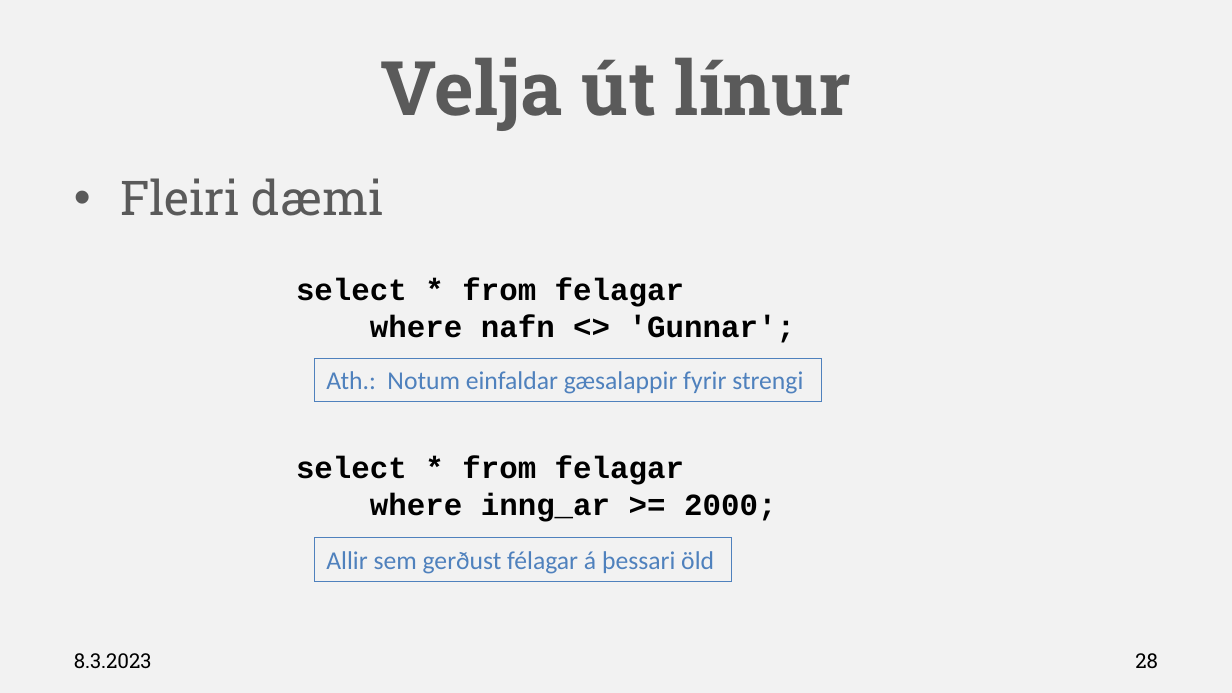
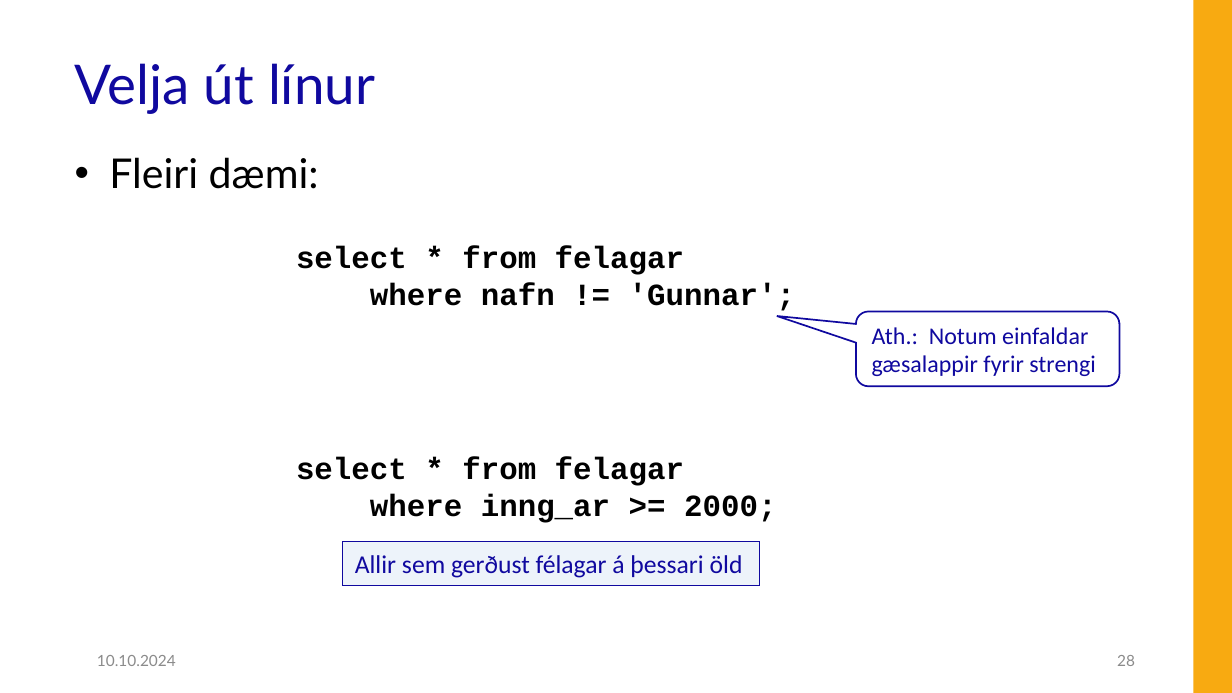
Before and after one commit to Hjalmtyr/SQL1, a slide deck: slide 28 of SQL-I.pptx. Drawn at 1232x693 pixels with LibreOffice and Linux fonts; fonts in the diff are those of the drawing; background and template pictures are left out. Boxes give left, top, right and bottom in pixels: in the first picture for what was removed or moved away, otherwise in the second. Text is boxed around its words. In the diff, an @@ line names an element or a change of style, - is before the commit and + after.

```diff
--- a/SQL-I.pptx
+++ b/SQL-I.pptx
@@ background #F2F2F2 to #FFFFFF @@
@@ rectangle added at [1194, 0, 1232, 693], fill #F8AA11 @@
@@ title "Velja út línur": place and size @@
-title "Velja út línur" at [380, 57, 851, 131]
+title "Velja út línur" at [75, 63, 375, 114]
@@ title "Velja út línur" at [75, 63, 375, 114]: size 44 to 32 pt, font Roboto Slab to Lato, text colour #5A5A5A to #10099F, bold off; alignment centre to left; line spacing 1 to 0.9; vertical alignment middle to bottom @@
@@ text at [109, 157, 319, 189]: text changed; size 28 to 24 pt; font Roboto Slab to Lato; text colour #5A5A5A to #000000 @@
-• Fleiri dæmi
+• Fleiri dæmi:
@@ text "select * from felagar": place and size @@
-text "select * from felagar" at [296, 278, 795, 343]
+text "select * from felagar" at [296, 246, 795, 311]
@@ text at [370, 283, 795, 311]: text changed @@
-where nafn <> 'Gunnar';
+where nafn != 'Gunnar';
@@ rounded speech box "Ath.: Notum einfaldar gæsalappir fyrir ...": place and size @@
-rounded speech box "Ath.: Notum einfaldar gæsalappir fyrir ..." at [314, 359, 822, 402]
+rounded speech box "Ath.: Notum einfaldar gæsalappir fyrir ..." at [856, 312, 1120, 387]
@@ rounded speech box "Ath.: Notum einfaldar gæsalappir fyrir ..." at [856, 312, 1120, 387]: size 15 to 14 pt, text colour #4F81BD to #10099F; vertical alignment top to middle; rectangle to rounded speech box; fill none to #FFFFFF; outline #4F81BD 0.75 pt to #10099F 1 pt @@
@@ rectangle "Allir sem gerðust félagar á ...": place and size @@
-rectangle "Allir sem gerðust félagar á ..." at [314, 538, 731, 582]
+rectangle "Allir sem gerðust félagar á ..." at [342, 542, 759, 585]
@@ rectangle "Allir sem gerðust félagar á ..." at [342, 542, 759, 585]: text colour #4F81BD to #10099F; fill none to #C6D9F1 at 30% opacity; outline #4F81BD 0.75 pt to #10099F 0.75 pt @@
@@ text at [97, 655, 176, 666]: text changed; size 12 to 9 pt; font Roboto Slab to Lato; text colour #000000 to #8C8C8C @@
-8.3.2023
+10.10.2024
@@ page number: place and size @@
-page number at [1135, 653, 1158, 668]
+page number at [1117, 655, 1135, 666]
@@ page number at [1117, 655, 1135, 666]: size 12 to 9 pt, font Roboto Slab to Lato, text colour #000000 to #8C8C8C @@
```
Also in this commit, not shown: 81 other slides changed, 2 slides added, 2 slides removed, 25 other files.
